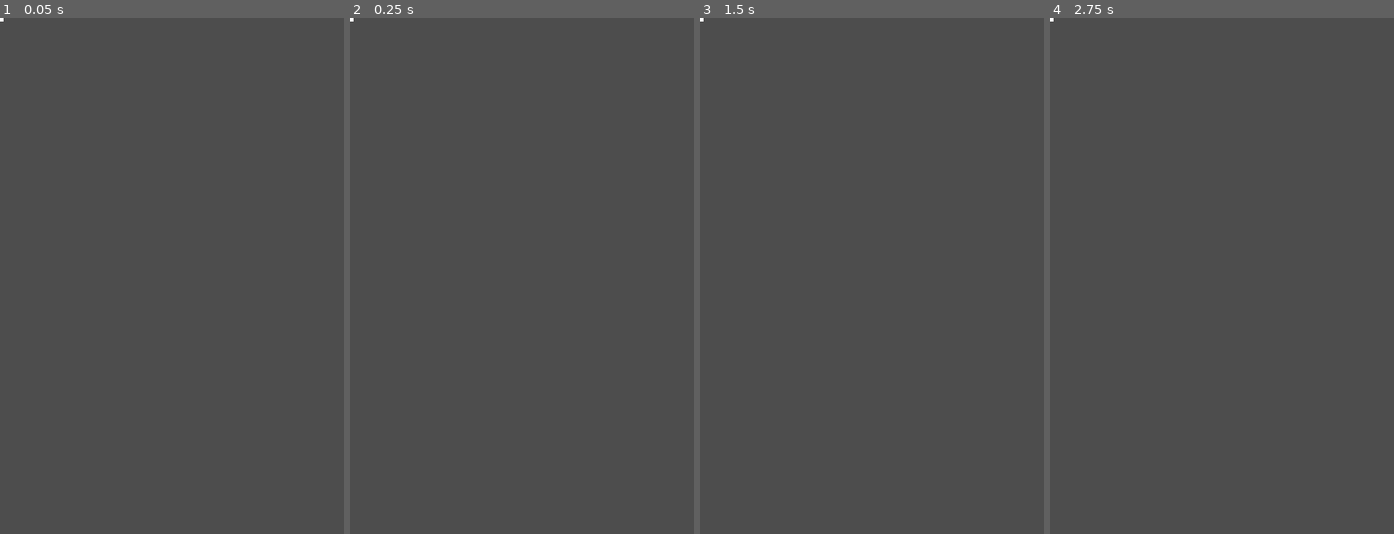
Above: before the commit, frames 1-4 (left to right).
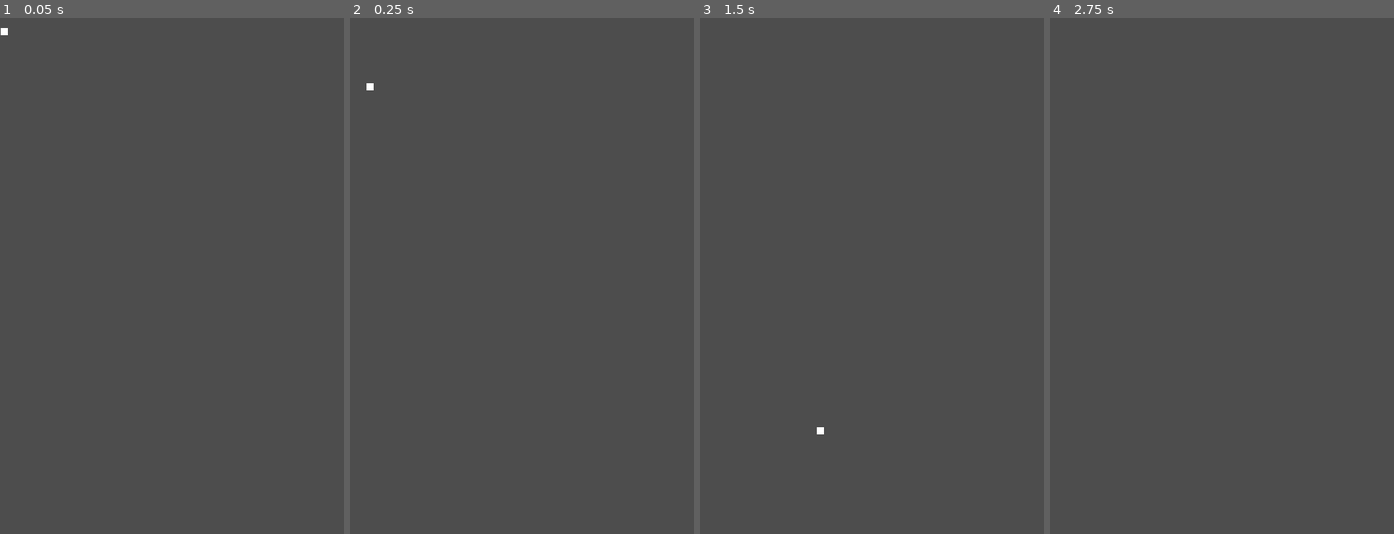
Above: after the commit, the same moments.

Repository: polecoder/pong
Game: Godot game, scene res://ball.tscn
The game is run twice, just before and just after one commit, with the same random seed, the same clock (stepped at 60 frames per second) and the same inputs. The project has no main scene, so this scene is started directly.
Inputs:
- Up to frame 1 (0.05 s): no input
- Up to frame 2 (0.25 s): no input
- Up to frame 3 (1.5 s): hold D (move_right) 0.53-1.28 s; hold A (move_left) from 1.28 s (still down)
- Up to frame 4 (2.75 s): tap Enter at 2 s; release A (move_left) at 2.03 s; hold D (move_right) from 2.03 s (still down)

The runs differ from the first frame. In frame 1, less than 0.1% of the frame differs, in the area x 0-3%, y 0-4%; in frame 2, less than 0.1%; in frame 3, less than 0.1%; in frame 4, less than 0.1%.

Commit message:
pelota con movimiento configurado, faltan colisiones con pared

Diff:
--- /dev/null
+++ b/ball.gd
@@ -0,0 +1,17 @@
+extends CharacterBody2D
+
+var screen_size
+var direction
+@export var speed = 400
+
+func _ready() -> void:
+	screen_size = get_viewport_rect().size
+	# velocidad inicial randomizada
+	direction = Vector2.RIGHT.rotated(randf_range(0, TAU))
+
+
+func _physics_process(delta: float) -> void:
+	velocity = direction * speed
+	var collision = move_and_collide(velocity * delta)
+	if collision:
+		velocity = velocity.bounce(collision.get_normal())
--- a/ball.tscn
+++ b/ball.tscn
@@ -1,11 +1,14 @@
 [gd_scene format=3 uid="uid://bxevymji3t5c0"]
+
+[ext_resource type="Script" uid="uid://nap0ewk3p621" path="res://ball.gd" id="1_x8fbi"]
 
 [sub_resource type="CanvasTexture" id="CanvasTexture_s20xc"]
 
 [sub_resource type="RectangleShape2D" id="RectangleShape2D_yowuo"]
 size = Vector2(10, 10)
 
-[node name="Ball" type="Area2D" unique_id=233851302]
+[node name="Ball" type="CharacterBody2D" unique_id=1458023439]
+script = ExtResource("1_x8fbi")
 
 [node name="Sprite2D" type="Sprite2D" parent="." unique_id=1744051513]
 scale = Vector2(10, 10)
Not shown, added: ball.gd.uid
